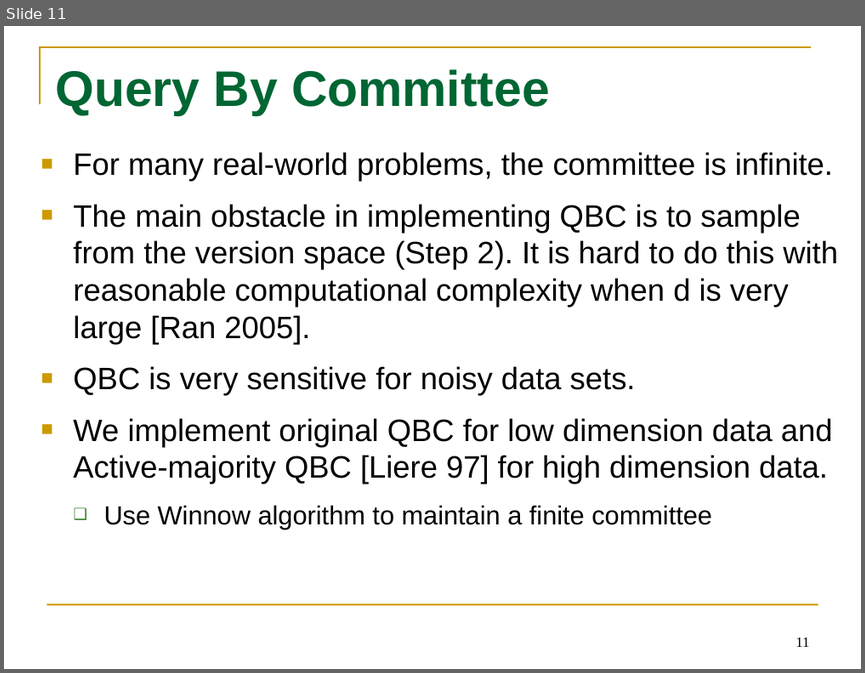
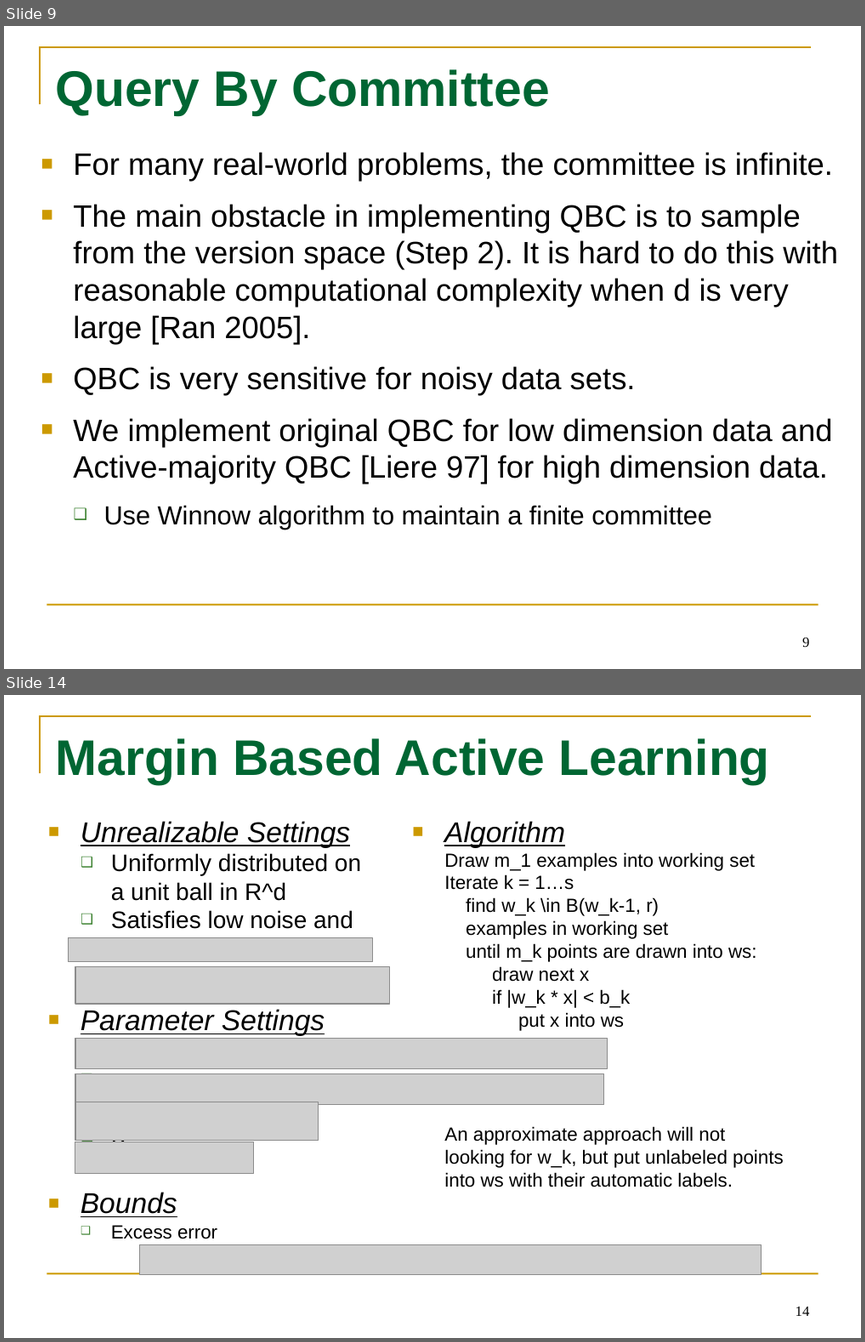
Before and after one commit to tttyy/Active-Learning, a slide deck: presentation/Activelearning.pptx. Shown one above the other, each under a label of ours: slide 11 before the commit, slides 9 and 14 after it; the slides between them are not shown. The pictures are 865x673 and 865x1342 pixels, drawn with LibreOffice and Linux fonts; fonts in the diff are those of the drawing; grey boxes stand for pictures. Boxes give left, top, right and bottom in pixels: in the first picture for what was removed or moved away, otherwise in the second. Text is boxed around its words. In the diff, an @@ line names an element or a change of style, - is before the commit and + after.

```diff
--- a/presentation/Activelearning.pptx
+++ b/presentation/Activelearning.pptx
@@ slide 14 added at [4, 695, 861, 1338], background #FFFFFF; not listed: 2 template elements that a slide beside it also shows @@
@@ title added at [55, 738, 770, 784], 42 pt, text #006633, bold @@
+Margin Based Active Learning
@@ text added at [80, 821, 361, 1239], 20 pt, text #000000 @@
+■ Unrealizable Settings
+  ❑ Uniformly distributed on a unit ball in R^d
+  ❑ Satisfies low noise and
+■ Parameter Settings
+  ❑ Alpha, beta
+  ❑ s
+  ❑ B
+  ❑ R
+■ Bounds
+  ❑ Excess error
@@ text added at [444, 821, 783, 1187], 16 pt, text #000000 @@
+■ Algorithm
+  Draw m_1 examples into working set
+  Iterate k = 1…s
+  find w_k \in B(w_k-1, r)
+  examples in working set
+  until m_k points are drawn into ws:
+  draw next x
+  if |w_k * x| < b_k
+  put x into ws
+  An approximate approach will not looking for w_k, but put unlabeled points into ws with their automatic labels.
@@ picture added at [69, 937, 373, 961] @@
@@ picture added at [75, 967, 390, 1004] @@
@@ picture added at [75, 1038, 608, 1068] @@
@@ picture added at [75, 1074, 604, 1105] @@
@@ picture added at [75, 1102, 318, 1140] @@
@@ picture added at [75, 1141, 253, 1173] @@
@@ picture added at [139, 1245, 760, 1275] @@
@@ page number added at [795, 1306, 810, 1315], 12 pt, text #000000 @@
+14
@@ what was slide 11 is now slide 9 @@
@@ page number at [802, 637, 809, 646]: text changed @@
-11
+9
```
Also in this commit, not shown: 8 slides changed, 4 other slides added, 1 slide removed.
